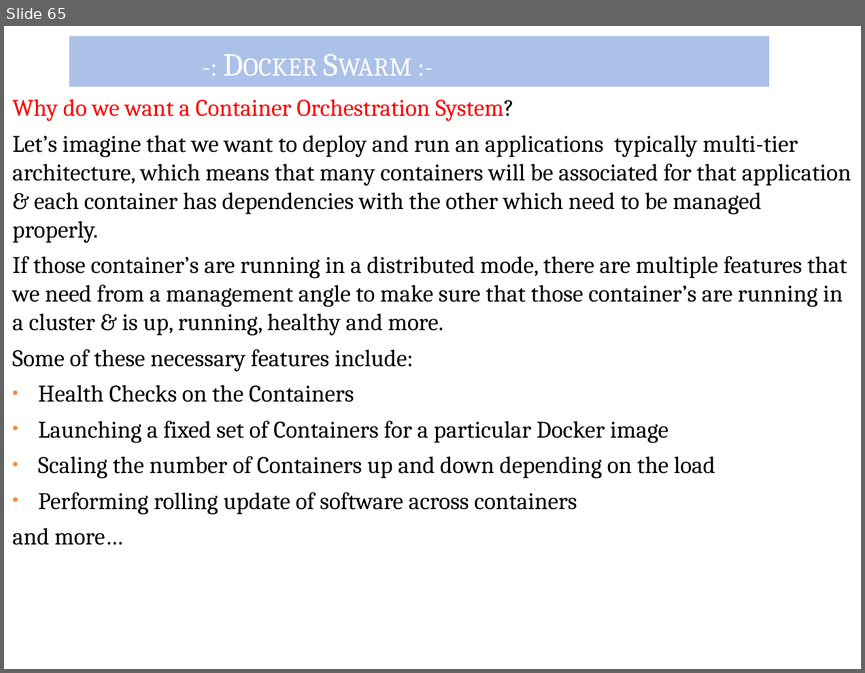
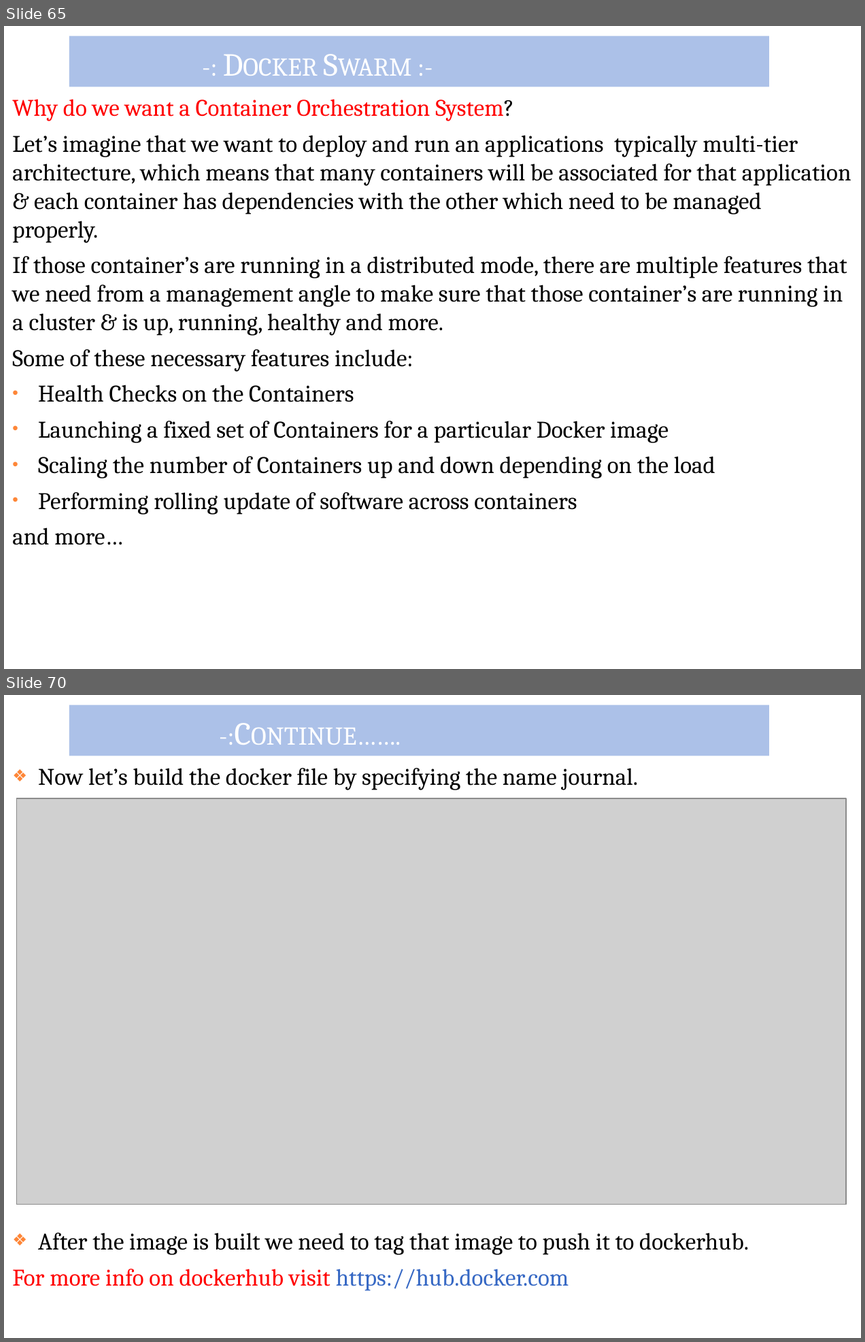
Before and after one commit to dsaha-84/Opern-Training-Modules, a slide deck: 4.DOCKER.pptx. Shown one above the other, each under a label of ours: slide 65 before the commit, slides 65 and 70 after it; the slides between them are not shown. The pictures are 865x673 and 865x1342 pixels, drawn with LibreOffice and Linux fonts; fonts in the diff are those of the drawing; grey boxes stand for pictures. Boxes give left, top, right and bottom in pixels: in the first picture for what was removed or moved away, otherwise in the second. Text is boxed around its words. In the diff, an @@ line names an element or a change of style, - is before the commit and + after.

```diff
--- a/4.DOCKER.pptx
+++ b/4.DOCKER.pptx
@@ slide 70 added at [4,695,861,1338], background #FFFFFF @@
@@ title added at [69,705,769,756], fill #ACC1E8, 27 pt, text #FFFFFF, small capitals @@
+-:Continue…….
@@ text added at [12,768,749,1291], 20 pt, text #000000 @@
+❖ Now let’s build the docker file by specifying the name journal.
+❖ After the image is built we need to tag that image to push it to dockerhub.
+For more info on dockerhub visit https://hub.docker.com
@@ picture added at [16,798,845,1205] @@
```
Also in this commit, not shown: 1 slide changed, 7 other slides added, 2 slides removed.
